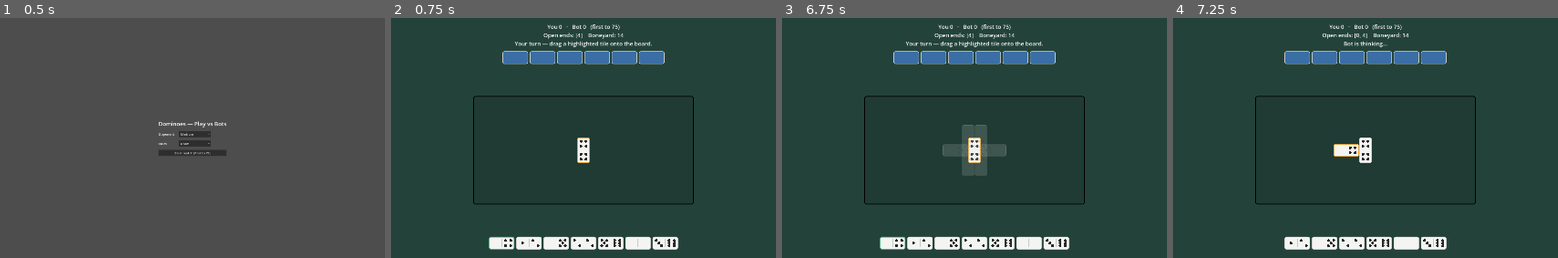
Above: before the commit, frames 1-4 (left to right).
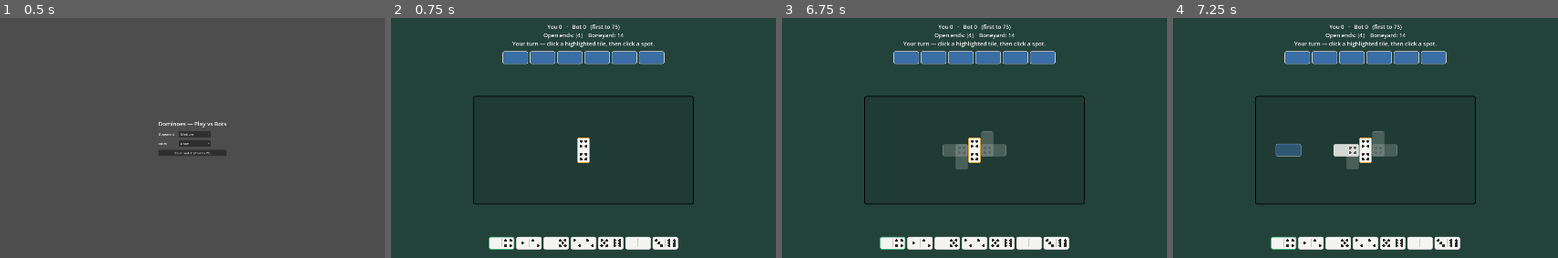
Above: after the commit, the same moments.

Repository: malgadir11/dominoes
Game: Godot game, scene res://scenes/game.tscn
Two runs of this game, one before a commit and one after it. Both use one fixed random seed, a clock stepped at 60 frames per second and the inputs below.
Inputs (mouse positions are in pixels of both pictures, inside the frame that each line leads up to):
- Up to frame 1 (0.5 s): no input
- Up to frame 2 (0.75 s): click "Start match (first to 75)" at 0.5 s
- Up to frame 3 (6.75 s): tap Enter at 1.25, 2.75, 4.25 s; drag from (905, 56) to (1013, 85) at 1.27 s; tap Space at 2, 3.5, 5 s; drag from (932, 56) to (955, 186) at 2.02 s; move the mouse to (959, 56) at 2.77 s; click (959, 56) at 2.92 s; drag from (989, 56) to (859, 102) at 3.52 s; drag from (1016, 56) to (993, 138) at 4.27 s; drag from (1043, 56) to (916, 78) at 5.02 s; move the mouse to (974, 150) at 5.77 s; click (974, 150) at 5.92 s; tap Escape at 6.4 s; drag from (893, 243) to (897, 150) at 6.52 s
- Up to frame 4 (7.25 s): no input

Frame 1 is identical in both runs. In frame 2, 0.5% of the frame differs, in the area x 31-69%, y 9-13%; in frame 3, 1.7%; in frame 4, 3.4%, in the area x 25-75%, y 6-97%.

Commit message:
Replace drag with click-to-place; full-face geometry; directional ends
- Interaction: click a tile to pick it up (follows cursor), click a glowing
  candidate spot to lock it (Esc/off-field click cancels). No more drag.
- Geometry fixed: the connecting square sits flush OUTSIDE the open-end edge, so
  tiles meet full-face and never overlap/stack inside the chain. Crosswise
  doubles are the one half-contact exception.
- Direction rules: left end extends left or down, right end right or up, so the
  two ends curl apart and stay tidy. Doubles only continue straight (crosswise).

Verified by play: straight placement, the crosswise-double join, and an up-turn
all connect cleanly.

Co-Authored-By: Claude Opus 4.8 <noreply@anthropic.com>

Diff:
--- a/project.godot
+++ b/project.godot
@@ -19,6 +19,10 @@
 run/main_scene="res://scenes/game.tscn"
 config/features=PackedStringArray("4.7")
 
+[debug]
+
+gdscript/warnings/untyped_declaration=1
+
 [display]
 
 window/size/viewport_width=1920
@@ -26,7 +30,3 @@
 window/size/mode=2
 window/stretch/mode="canvas_items"
 window/stretch/aspect="expand"
-
-[debug]
-
-gdscript/warnings/untyped_declaration=1
--- a/scripts/ui/game.gd
+++ b/scripts/ui/game.gd
@@ -1,14 +1,11 @@
 extends Control
 
-## The playable "Play vs Bots" screen: a setup panel, then a board you play on
-## by clicking tiles. This is the FILLER presentation layer — placeholder layout
-## built in code so it is easy to replace later with a designed scene. All tile
-## art comes from `tile_theme`; all rules come from the headless engine. The two
-## are kept apart on purpose.
-##
-## TODO (later polish): choosing which open end to attach a tile to (currently
-## auto-picks the first legal side), a snaking/wrapping board layout, drag option,
-## animations, and wiring the other main-menu screens.
+## The playable "Play vs Bots" screen: a setup panel, then a bordered field you
+## play on. Click a tile to pick it up (it follows the cursor), then click a
+## glowing spot to lock it. The left end extends left/down, the right end
+## right/up; tiles connect full-face and can't be placed out of the field.
+## This is the FILLER presentation layer — all art comes from `tile_theme`, all
+## rules from the headless engine; the two are kept apart on purpose.
 
 const TARGET_SCORE := 75
 const HUMAN := 0
@@ -20,9 +17,6 @@
 
 ## Assign a custom TileTheme here in the Inspector to reskin everything.
 @export var tile_theme: TileTheme
-## The board snakes to stay within this width (flexible; also capped to the
-## window). Raise it for a wider table, lower it for a tighter ring.
-@export var board_max_width: float = 880.0
 
 var _state: int = State.SETUP
 var _variant: int = Round.Variant.DRAW
@@ -38,12 +32,14 @@
 var _placed: Array = []
 var _anchors := {}  # {Board.Side: {"pos": Vector2, "facing": Vector2}}
 
-# Drag-and-drop state.
-var _drag_tile: Tile = null
-var _drag_candidates: Array = []  # [{"side": int, "dir": Vector2, "geo": Dictionary}]
-var _drag_index := -1
-var _drag_layer: Control = null
-var _drag_ghosts: Array = []
+# Click-to-place ("pick up") state: click a tile to hold it (it follows the
+# cursor), then click a glowing spot to lock it there.
+var _held_tile: Tile = null
+var _held_candidates: Array = []  # [{"side": int, "dir": Vector2, "geo": Dictionary}]
+var _held_index := -1
+var _held_layer: Control = null
+var _held_ghosts: Array = []
+var _cursor_ghost: TileView = null
 
 # Polish: the most recently played tile (highlighted + pop-animated once).
 var _last_played: Tile = null
@@ -286,7 +282,7 @@
 	deck.shuffle_deck()
 	_round = Round.deal(2, 7, _variant, deck, _opener)
 	_status_extra = ""
-	_end_drag()
+	_cancel_held()
 	_placed = []
 	_anchors = {}
 	_last_played = null
@@ -307,7 +303,7 @@
 func _run_bot() -> void:
 	_state = State.BOT_TURN
 	_status_extra = ""
-	_end_drag()
+	_cancel_held()
 	_render()
 	while not _round.finished and _round.current == BOT:
 		await get_tree().create_timer(BOT_DELAY).timeout
@@ -367,34 +363,44 @@
 	var side := move.side
 	var anchor: Dictionary = _anchors[side]
 	var end_val: int = _round.board.left_end if side == Board.Side.LEFT else _round.board.right_end
-	var geo := _tile_geometry(anchor["pos"], dir, end_val, move.tile.other_end(end_val), move.tile.is_double())
+	var geo := _tile_geometry(anchor["pos"], anchor["facing"], dir, end_val, move.tile.other_end(end_val), move.tile.is_double())
 	_placed.append({"tile": move.tile, "pos": geo["pos"], "size": geo["size"], "a": geo["a"], "b": geo["b"], "vertical": geo["vertical"]})
-	_anchors[side] = {"pos": geo["new_anchor"], "facing": dir}
+	_anchors[side] = {"pos": geo["new_anchor"], "facing": geo["new_facing"]}
 	_mark_played(move.tile)
 	_round.apply_move(move)
 
 
-# Geometry of a tile attached at point P, extending in `dir`, with `connecting`
-# the value touching the chain and `exposed` the far value.
-func _tile_geometry(p: Vector2, dir: Vector2, connecting: int, exposed: int, is_double: bool) -> Dictionary:
+# Allowed extend directions: the left end may go left or down, the right end may
+# go right or up — so the two ends curl away from each other and stay tidy.
+func _allowed_dirs(side: int) -> Array:
+	if side == Board.Side.RIGHT:
+		return [Vector2(1, 0), Vector2(0, -1)]  # right, up
+	return [Vector2(-1, 0), Vector2(0, 1)]  # left, down
+
+
+# Geometry of a tile attached at open-end edge-midpoint `m` (which faces `f`),
+# extending in direction `d`. The connecting square sits flush OUTSIDE the anchor
+# edge so faces meet fully and tiles never overlap the chain.
+func _tile_geometry(m: Vector2, f: Vector2, d: Vector2, connecting: int, exposed: int, is_double: bool) -> Dictionary:
 	var s := tile_theme.half_size
-	var horiz := dir.y == 0.0
 	if is_double:
-		# Crosswise (perpendicular to the line).
-		if horiz:
-			var px := p.x if dir.x > 0 else p.x - s
-			return {"pos": Vector2(px, p.y - s), "size": Vector2(s, 2.0 * s), "a": connecting, "b": connecting, "vertical": true, "new_anchor": Vector2(p.x + s * dir.x, p.y)}
-		var py := p.y if dir.y > 0 else p.y - s
-		return {"pos": Vector2(p.x - s, py), "size": Vector2(2.0 * s, s), "a": connecting, "b": connecting, "vertical": false, "new_anchor": Vector2(p.x, p.y + s * dir.y)}
-	# Normal tile: long side along `dir`.
-	if dir.x > 0:  # right
-		return {"pos": Vector2(p.x, p.y - s * 0.5), "size": Vector2(2.0 * s, s), "a": connecting, "b": exposed, "vertical": false, "new_anchor": Vector2(p.x + 2.0 * s, p.y)}
-	if dir.x < 0:  # left
-		return {"pos": Vector2(p.x - 2.0 * s, p.y - s * 0.5), "size": Vector2(2.0 * s, s), "a": exposed, "b": connecting, "vertical": false, "new_anchor": Vector2(p.x - 2.0 * s, p.y)}
-	if dir.y > 0:  # down
-		return {"pos": Vector2(p.x - s * 0.5, p.y), "size": Vector2(s, 2.0 * s), "a": connecting, "b": exposed, "vertical": true, "new_anchor": Vector2(p.x, p.y + 2.0 * s)}
-	# up
-	return {"pos": Vector2(p.x - s * 0.5, p.y - 2.0 * s), "size": Vector2(s, 2.0 * s), "a": exposed, "b": connecting, "vertical": true, "new_anchor": Vector2(p.x, p.y - 2.0 * s)}
+		# Crosswise to the line, continuing straight (doubles don't turn the line).
+		if f.x != 0.0:  # horizontal travel -> upright double
+			var px := m.x if f.x > 0.0 else m.x - s
+			return {"pos": Vector2(px, m.y - s), "size": Vector2(s, 2.0 * s), "a": connecting, "b": connecting, "vertical": true, "new_anchor": Vector2(m.x + s * f.x, m.y), "new_facing": f}
+		var py := m.y if f.y > 0.0 else m.y - s
+		return {"pos": Vector2(m.x - s, py), "size": Vector2(2.0 * s, s), "a": connecting, "b": connecting, "vertical": false, "new_anchor": Vector2(m.x, m.y + s * f.y), "new_facing": f}
+	# Normal tile: connecting square flush at the edge, body extends along `d`.
+	var connect_c := m + f * (s * 0.5)
+	var far_c := connect_c + d * s
+	var lo := Vector2(minf(connect_c.x, far_c.x), minf(connect_c.y, far_c.y)) - Vector2(s * 0.5, s * 0.5)
+	var hi := Vector2(maxf(connect_c.x, far_c.x), maxf(connect_c.y, far_c.y)) + Vector2(s * 0.5, s * 0.5)
+	var a := connecting
+	var b := exposed
+	if d.x < 0.0 or d.y < 0.0:  # left or up: the far (exposed) square reads first
+		a = exposed
+		b = connecting
+	return {"pos": lo, "size": hi - lo, "a": a, "b": b, "vertical": d.y != 0.0, "new_anchor": far_c + d * (s * 0.5), "new_facing": d}
 
 
 func _in_bounds(pos: Vector2, size: Vector2) -> bool:
@@ -402,7 +408,7 @@
 	return pos.x >= -0.5 and pos.y >= -0.5 and pos.x + size.x <= inner.x + 0.5 and pos.y + size.y <= inner.y + 0.5
 
 
-# All in-bounds ways to play `t`: each matching end, straight + the two turns.
+# Every in-bounds way to play `t`: each matching end, in its allowed directions.
 func _candidates_for(t: Tile) -> Array:
 	var res: Array = []
 	for side in [Board.Side.LEFT, Board.Side.RIGHT]:
@@ -411,18 +417,20 @@
 		var end_val: int = _round.board.left_end if side == Board.Side.LEFT else _round.board.right_end
 		if not t.has_value(end_val):
 			continue
+		var m: Vector2 = _anchors[side]["pos"]
 		var f: Vector2 = _anchors[side]["facing"]
-		for d in [f, Vector2(-f.y, f.x), Vector2(f.y, -f.x)]:
-			var geo := _tile_geometry(_anchors[side]["pos"], d, end_val, t.other_end(end_val), t.is_double())
+		for d in _allowed_dirs(side):
+			if t.is_double() and d != f:
+				continue  # a double only continues straight (crosswise)
+			var geo := _tile_geometry(m, f, d, end_val, t.other_end(end_val), t.is_double())
 			if _in_bounds(geo["pos"], geo["size"]):
 				res.append({"side": side, "dir": d, "geo": geo})
 	return res
 
 
-# The bot doesn't drag — pick the first in-bounds direction (prefers straight).
+# The bot doesn't pick — take the first in-bounds direction (prefers straight).
 func _auto_dir(move: Move) -> Vector2:
-	var cands := _candidates_for(move.tile)
-	for c in cands:
+	for c in _candidates_for(move.tile):
 		if c["side"] == move.side:
 			return c["dir"]
 	return _anchors[move.side]["facing"]
@@ -435,10 +443,10 @@
 	return null
 
 
-# ---------------------------------------------------------------- drag and drop
+# ---------------------------------------------------------------- click to place
 
 func _on_hand_pressed(view: TileView) -> void:
-	if _state != State.PLAYER_TURN or _drag_tile != null:
+	if _state != State.PLAYER_TURN or _held_tile != null:
 		return
 	if _round.board.is_empty():
 		# The opening tile has only one spot (center) — just place it.
@@ -449,86 +457,104 @@
 		return
 	if _moves_for(view.tile_ref).is_empty():
 		return  # not playable
-	_start_drag(view.tile_ref)
-
-
-func _start_drag(t: Tile) -> void:
-	_drag_candidates = _candidates_for(t)
-	if _drag_candidates.is_empty():
-		return
-	_drag_tile = t
-	_drag_index = -1
-	_build_drag_layer()
-	_update_drag()
-
-
-func _build_drag_layer() -> void:
-	_drag_layer = Control.new()
-	_drag_layer.mouse_filter = Control.MOUSE_FILTER_IGNORE
-	_drag_layer.set_anchors_preset(Control.PRESET_FULL_RECT)
-	_board_area.add_child(_drag_layer)
-	_drag_ghosts = []
-	for c in _drag_candidates:
+	_pick_up(view.tile_ref)
+
+
+func _pick_up(t: Tile) -> void:
+	_held_candidates = _candidates_for(t)
+	if _held_candidates.is_empty():
+		return  # no in-bounds spot to place it
+	_held_tile = t
+	_held_index = -1
+	_build_held_layer()
+	_update_held()
+
+
+func _build_held_layer() -> void:
+	var s := tile_theme.half_size
+	_held_layer = Control.new()
+	_held_layer.mouse_filter = Control.MOUSE_FILTER_IGNORE
+	_held_layer.set_anchors_preset(Control.PRESET_FULL_RECT)
+	_board_area.add_child(_held_layer)
+	_held_ghosts = []
+	for c in _held_candidates:
 		var geo: Dictionary = c["geo"]
 		var g := TileView.new()
-		g.configure(tile_theme, _drag_tile, geo["a"], geo["b"], geo["vertical"], true, false)
+		g.configure(tile_theme, _held_tile, geo["a"], geo["b"], geo["vertical"], true, false)
 		g.position = geo["pos"]
 		g.size = geo["size"]
-		g.modulate.a = 0.2
-		_drag_layer.add_child(g)
-		_drag_ghosts.append(g)
+		g.modulate.a = 0.25
+		_held_layer.add_child(g)
+		_held_ghosts.append(g)
+	# A translucent tile that follows the cursor.
+	_cursor_ghost = TileView.new()
+	_cursor_ghost.configure(tile_theme, _held_tile, _held_tile.low, _held_tile.high, false, false, false)
+	_cursor_ghost.size = Vector2(2.0 * s, s)
+	_cursor_ghost.modulate.a = 0.55
+	_held_layer.add_child(_cursor_ghost)
 
 
 func _input(event: InputEvent) -> void:
-	if _drag_tile == null:
+	if _held_tile == null:
 		return
 	if event is InputEventMouseMotion:
-		_update_drag()
-	elif event is InputEventMouseButton and not event.pressed and event.button_index == MOUSE_BUTTON_LEFT:
-		_finish_drag()
-
-
-func _update_drag() -> void:
+		_update_held()
+	elif event is InputEventMouseButton and event.pressed and event.button_index == MOUSE_BUTTON_LEFT:
+		_try_place()
+		get_viewport().set_input_as_handled()
+	elif event is InputEventKey and event.pressed and event.keycode == KEY_ESCAPE:
+		_cancel_held()
+		_render()
+
+
+func _update_held() -> void:
+	var s := tile_theme.half_size
 	var mouse := _board_area.get_local_mouse_position()
+	if _cursor_ghost != null:
+		_cursor_ghost.position = mouse - Vector2(s, s * 0.5)
 	var inside := Rect2(Vector2.ZERO, _field_inner()).has_point(mouse)
 	var best := -1
 	if inside:
 		var best_d := INF
-		for i in range(_drag_candidates.size()):
-			var geo: Dictionary = _drag_candidates[i]["geo"]
+		for i in range(_held_candidates.size()):
+			var geo: Dictionary = _held_candidates[i]["geo"]
 			var center: Vector2 = geo["pos"] + geo["size"] * 0.5
-			var d := mouse.distance_to(center)
-			if d < best_d:
-				best_d = d
+			var dist := mouse.distance_to(center)
+			if dist < best_d:
+				best_d = dist
 				best = i
-	_drag_index = best
-	for i in range(_drag_ghosts.size()):
-		_drag_ghosts[i].modulate.a = 0.75 if i == best else 0.15
-
-
-func _finish_drag() -> void:
-	var idx := _drag_index
-	var cands := _drag_candidates
-	var t := _drag_tile
-	_end_drag()
-	if idx >= 0 and idx < cands.size():
-		var c: Dictionary = cands[idx]
-		var move := _move_for_side(t, c["side"])
-		if move != null:
-			_place_directed(move, c["dir"])
-			_after_player_move()
-			return
-	_render()  # cancelled
-
-
-func _end_drag() -> void:
-	_drag_tile = null
-	_drag_candidates = []
-	_drag_index = -1
-	if _drag_layer != null:
-		_drag_layer.queue_free()
-		_drag_layer = null
-	_drag_ghosts = []
+	_held_index = best
+	for i in range(_held_ghosts.size()):
+		_held_ghosts[i].modulate.a = 0.85 if i == best else 0.2
+
+
+func _try_place() -> void:
+	var mouse := _board_area.get_local_mouse_position()
+	var inside := Rect2(Vector2.ZERO, _field_inner()).has_point(mouse)
+	if not inside or _held_index < 0:
+		_cancel_held()  # clicked off the field -> drop it back to hand
+		_render()
+		return
+	var c: Dictionary = _held_candidates[_held_index]
+	var t := _held_tile
+	_cancel_held()
+	var move := _move_for_side(t, c["side"])
+	if move != null:
+		_place_directed(move, c["dir"])
+		_after_player_move()
+	else:
+		_render()
+
+
+func _cancel_held() -> void:
+	_held_tile = null
+	_held_candidates = []
+	_held_index = -1
+	_cursor_ghost = null
+	if _held_layer != null:
+		_held_layer.queue_free()
+		_held_layer = null
+	_held_ghosts = []
 
 
 func _after_player_move() -> void:
@@ -562,7 +588,7 @@
 func _on_draw_pressed() -> void:
 	if _state != State.PLAYER_TURN:
 		return
-	_end_drag()
+	_cancel_held()
 	_round.draw_tile()
 	_play("draw")
 	_render()
@@ -571,7 +597,7 @@
 func _on_pass_pressed() -> void:
 	if _state != State.PLAYER_TURN:
 		return
-	_end_drag()
+	_cancel_held()
 	_round.pass_turn()
 	if _round.finished:
 		_finish_round()
@@ -658,12 +684,14 @@
 	var line3 := ""
 	match _state:
 		State.PLAYER_TURN:
-			if _round.board.is_empty():
+			if _held_tile != null:
+				line3 = "Click a glowing spot to place it  (Esc to cancel)."
+			elif _round.board.is_empty():
 				line3 = "Your turn — click a tile to lead."
 			elif _player_legal_moves().is_empty():
 				line3 = "No legal move — draw a tile." if _draw_button_would_show() else "No legal move — you must pass."
 			else:
-				line3 = "Your turn — drag a highlighted tile onto the board."
+				line3 = "Your turn — click a highlighted tile, then click a spot."
 		State.BOT_TURN:
 			line3 = "Bot is thinking…"
 		_:
